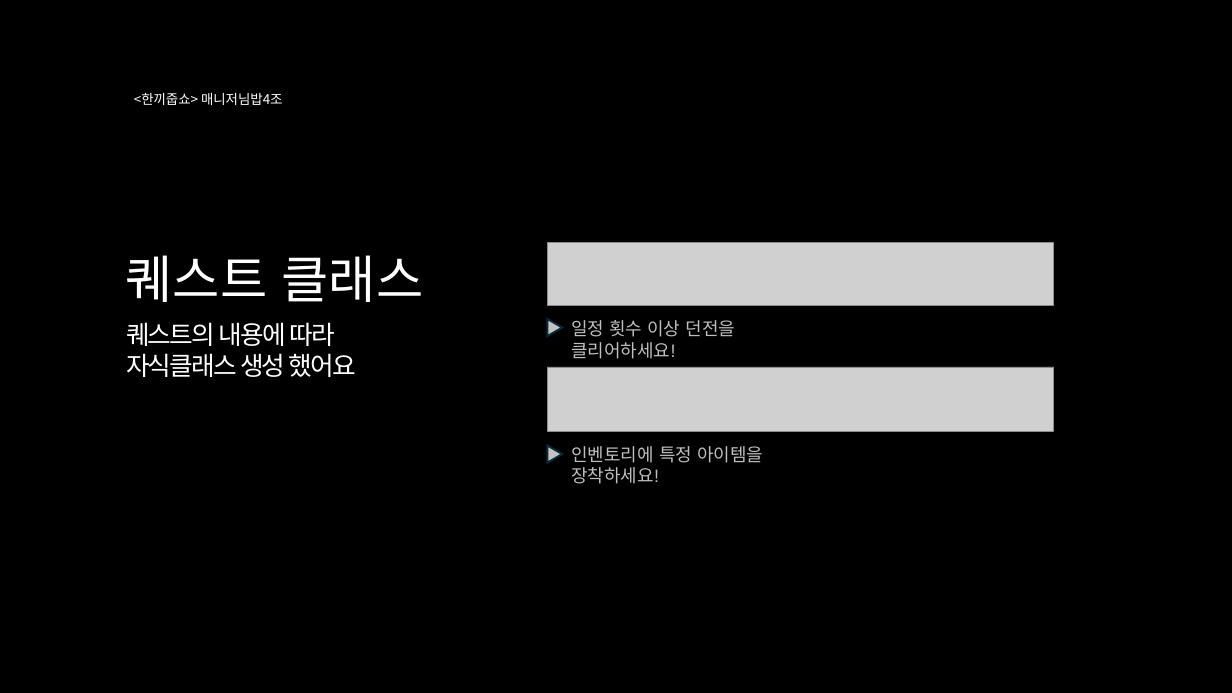
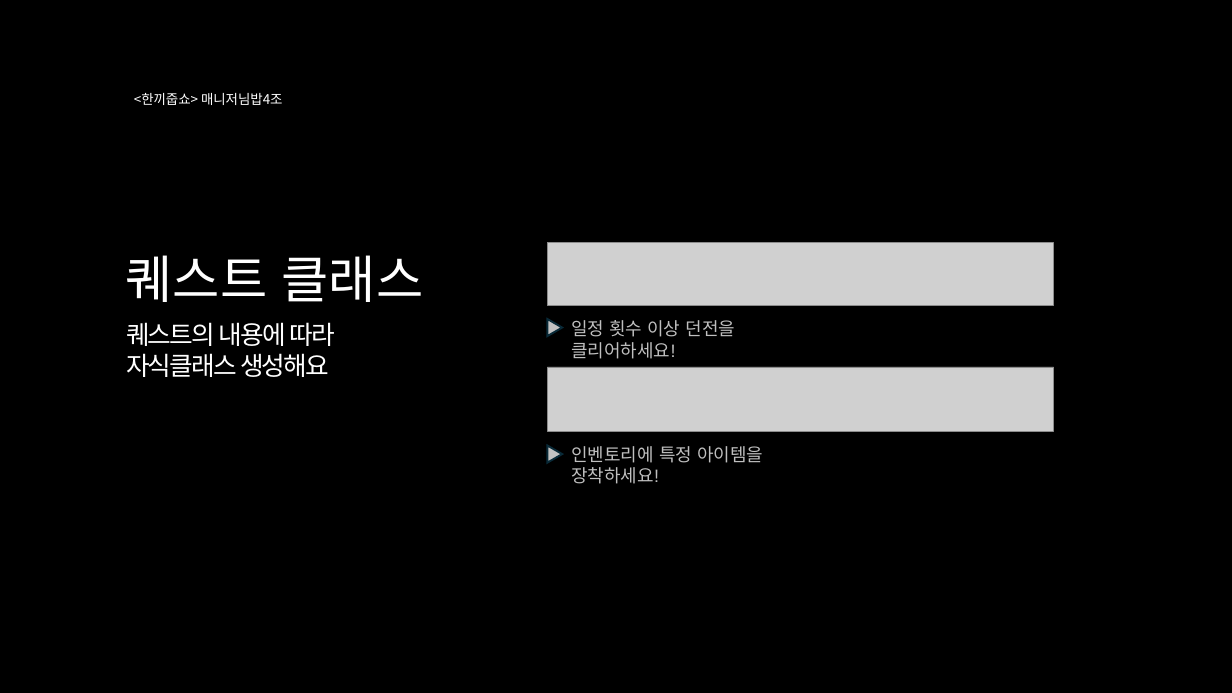
Before and after one commit to LI-JiYoon/TxtRPG, a slide deck: slide 19 of PPT/한끼줍쇼v2 (던전, 퀘스트 내용 추가).pptx (slide 16 before the commit). Drawn at 1232x693 pixels with LibreOffice and Linux fonts; fonts in the diff are those of the drawing; grey boxes stand for pictures. Boxes give left, top, right and bottom in pixels: in the first picture for what was removed or moved away, otherwise in the second. Text is boxed around its words. In the diff, an @@ line names an element or a change of style, - is before the commit and + after.

```diff
--- a/PPT/한끼줍쇼v2 (던전, 퀘스트 내용 추가).pptx
+++ b/PPT/한끼줍쇼v2 (던전, 퀘스트 내용 추가).pptx
@@ text at bbox=[126, 353, 329, 377]: text changed @@
-자식클래스 생성 했어요
+자식클래스 생성해요
```
Also in this commit, not shown: 2 other slides changed, 4 slides added.
